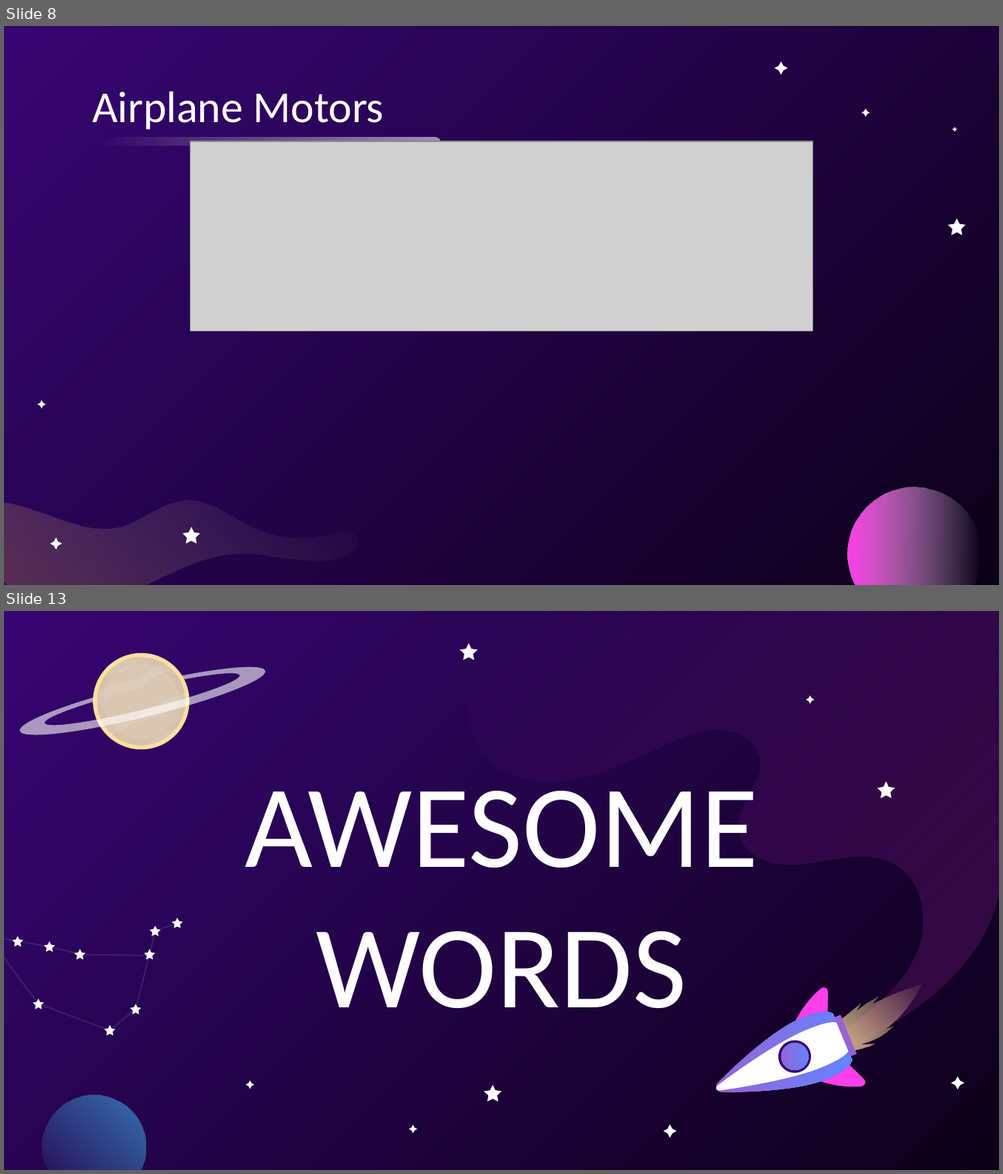
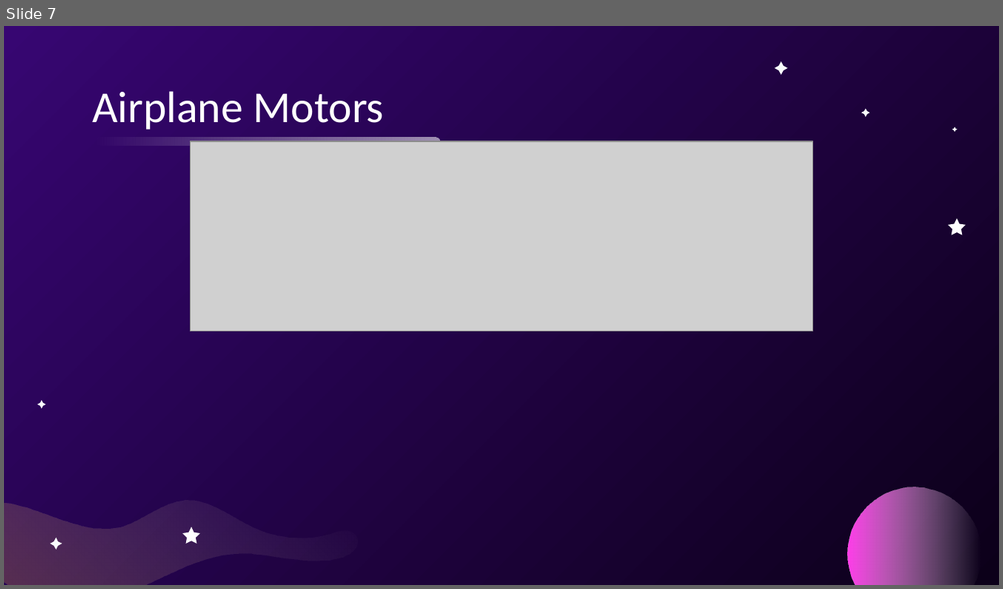
Before and after one commit to usedgenes/Rocketry-Curriculum, a slide deck: Beginner/Day 3/Rocket Motors.pptx. Shown one above the other, each under a label of ours: slides 8 and 13 before the commit, slide 7 after it; the slides between them are not shown. The pictures are 1003x1174 and 1003x589 pixels, drawn with LibreOffice and Linux fonts; fonts in the diff are those of the drawing; grey boxes stand for pictures. Boxes give left, top, right and bottom in pixels: in the first picture for what was removed or moved away, otherwise in the second. Text is boxed around its words. In the diff, an @@ line names an element or a change of style, - is before the commit and + after.

```diff
--- a/Beginner/Day 3/Rocket Motors.pptx
+++ b/Beginner/Day 3/Rocket Motors.pptx
@@ slide 13 removed at <box>4,611,999,1170</box>, background gradient #0C0019 to #370672 @@
@@ group removed at <box>18,652,267,749</box>: 8 freeform shapes @@
@@ title removed at <box>244,791,757,1008</box> @@
-AWESOME WORDS
@@ group removed at <box>714,984,920,1092</box>: 8 freeform shapes @@
@@ group removed at <box>4,611,999,1170</box>: 11 freeform shapes, 1 ellipse @@
@@ group removed at <box>246,643,964,1138</box>: 8 freeform shapes @@
@@ what was slide 8 is now slide 7 @@
```
Also in this commit, not shown: 1 slide added, 30 other slides removed, 4 other files.
